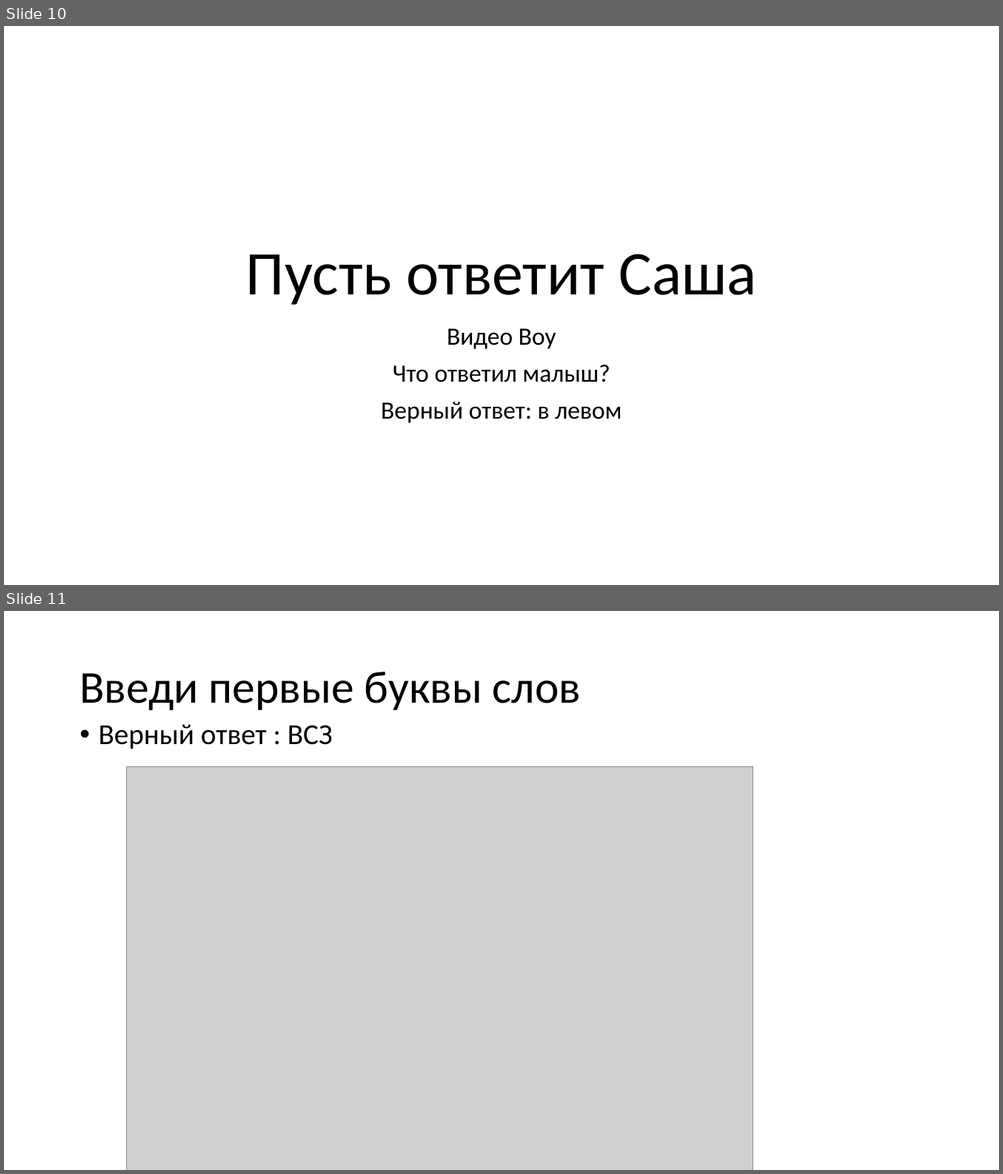
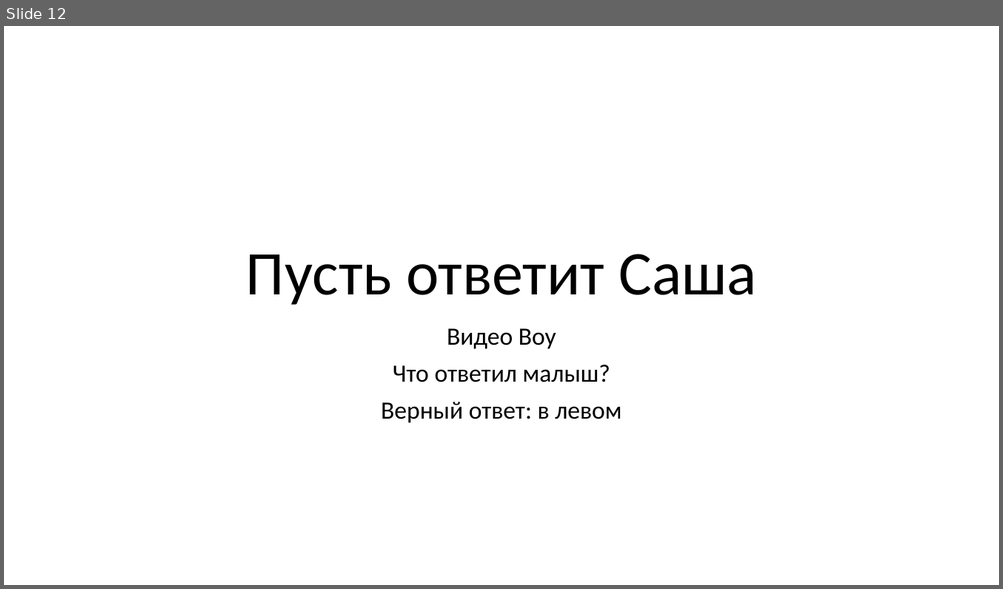
Before and after one commit to vvaassiihhaa/masha, a slide deck: КВЕСТ/Kvest 0504.pptx. Shown one above the other, each under a label of ours: slides 10 and 11 before the commit, slide 12 after it. The pictures are 1003x1174 and 1003x589 pixels, drawn with LibreOffice and Linux fonts; fonts in the diff are those of the drawing; grey boxes stand for pictures. Boxes give left, top, right and bottom in pixels: in the first picture for what was removed or moved away, otherwise in the second. Text is boxed around its words. In the diff, an @@ line names an element or a change of style, - is before the commit and + after.

```diff
--- a/КВЕСТ/Kvest 0504.pptx
+++ b/КВЕСТ/Kvest 0504.pptx
@@ slide 11 removed at bbox=[4, 611, 999, 1170], background #FFFFFF @@
@@ title removed at bbox=[79, 672, 580, 710] @@
-Введи первые буквы слов
@@ text removed at bbox=[99, 724, 333, 749] @@
-• Верный ответ : ВСЗ
@@ picture removed at bbox=[126, 767, 752, 1170] @@
@@ what was slide 10 is now slide 12 @@
```
Also in this commit, not shown: 4 slides changed, 5 slides added, 2 other slides removed, 1 other file.
